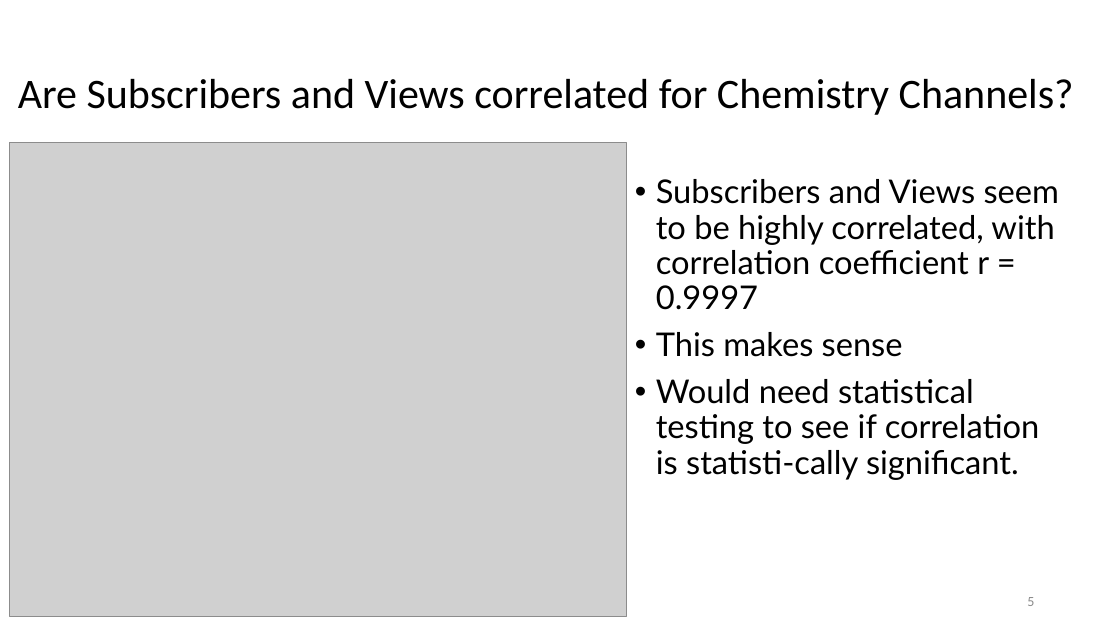
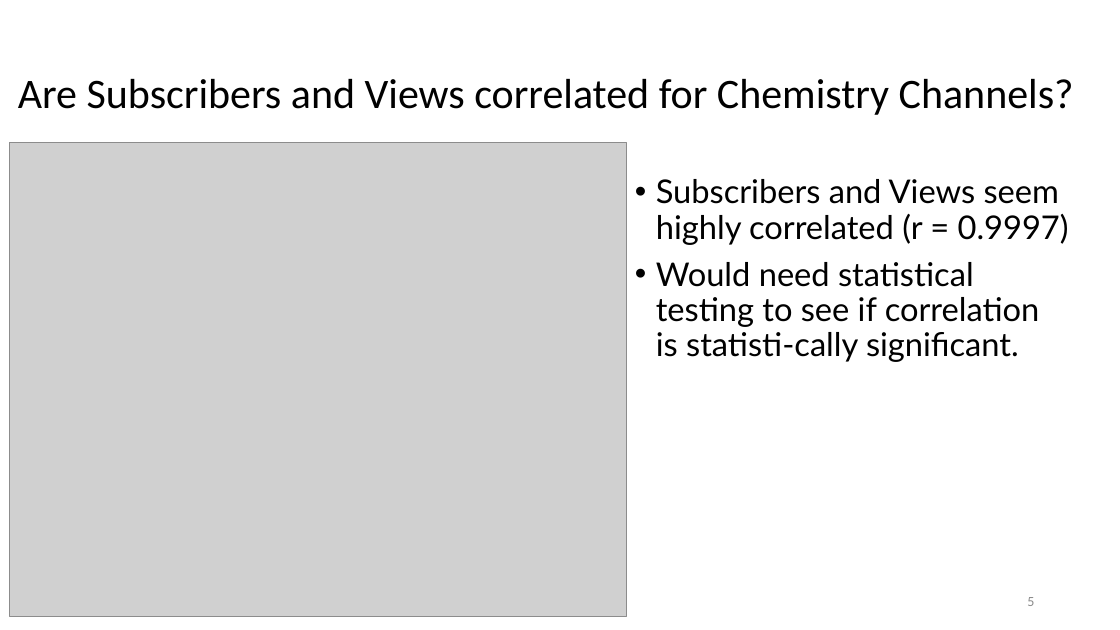
Before and after one commit to andilore/chemistry-youtube-videos, a slide deck: slide 5 of Top Chemistry-Related Youtube Channels.pptx. Drawn at 1120x630 pixels with LibreOffice and Linux fonts; fonts in the diff are those of the drawing; grey boxes stand for pictures. Boxes give left, top, right and bottom in pixels: in the first picture for what was removed or moved away, otherwise in the second. Text is boxed around its words. In the diff, an @@ line names an element or a change of style, - is before the commit and + after.

```diff
--- a/Top Chemistry-Related Youtube Channels.pptx
+++ b/Top Chemistry-Related Youtube Channels.pptx
@@ text at bbox=[656, 179, 1069, 245]: text changed @@
-• Subscribers and Views seem to be highly correlated, with correlation coefficient r = 0.9997
-• This makes sense
+• Subscribers and Views seem highly correlated (r = 0.9997)
```
Also in this commit, not shown: 9 other slides changed.
